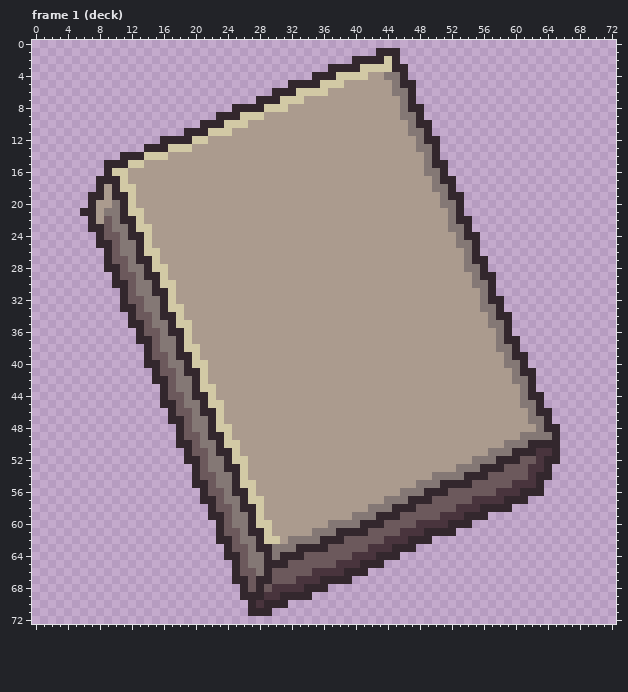
A pixel-art file gets an edit: dev/deck.aseprite. This is how it looked before the edit.
73x73 pixels, 2 frames. Shown: frame 1 (deck). The commit also changed other frames, which this record leaves out.
Now the later version:
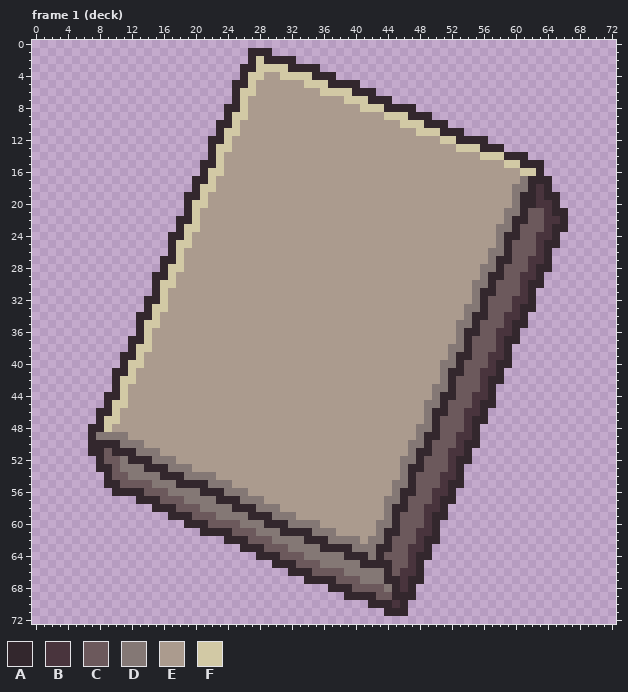
Palette (. is transparent): A #33272d  B #49343d  C #6c595c  D #847875  E #ab9b8e  F #d2c9a5
The exact change:
Changed rows in their new state; - is an unchanged pixel.
Frame 1 (deck):
first column x 6:
 1 ---------------------AAA-------------...---------------------
 2 ---------------------AFAAAA-------......---------------------
 3 --------------------AAFFFFAAAA-..........--------------------
 4 --------------------AFFEEFFFF---.........--------------------
 5 -------------------AAFEEEEEEFF-AAAA.......-------------------
 6 -------------------AFFEEEEEEEE-FFFAAA.....-------------------
 7 -------------------AFEEEEEEE-----FFFAAA...-------------------
 8 ------------------A-FEEEEE---------FFFAAA-.------------------
 9 -----------------.-F-EE---------------FFFA-A-----------------
10 ---------------..-A-E-------------------FFF-AA---------------
11 -------------....A-F---------------------EFFFAAA-------------
12 ----------......AAF-----------------------EEEFFAAAA----------
13 --------........AFF-----------------------EEEEEFFFAAA--------
14 -----...........AF-------------------------EEEEEEEFFFAAA-----
15 ---............AAF-------------------------EEEEEEEEEEFFAAA---
16 ---............AFF-------------------------EEEEEEEEEEEEFFA---
17 --............AAF---------------------------EEEEEEEEEEEDAAA--
18 --............AFF---------------------------EEEEEEEEEEDDABA--
19 -............AAF-----------------------------EEEEEEEEEDAABAA-
20 -............AFF-----------------------------EEEEEEEEEDAABBA-
21 .............AF-------------------------------EEEEEEEDDACCBAA
22 -...........AAF-------------------------------EEEEEEEDAACCBBA
23 -...........AFF-------------------------------EEEEEEDDACCCBAA
24 --.........AAF---------------------------------EEEEEDAACCBBA-
25 --.........AFF---------------------------------EEEEEDACCCBAA-
26 ---........AF-----------------------------------EEEDDACCCBA--
27 ---.......AAF-----------------------------------EEEDAACCBBA--
28 ---.......AFF-----------------------------------EEDDACCCBAA--
29 ----.....-AF-------------------------------------ED-ACCBBA---
30 ----.....-------------------------------------------CCCBAA---
31 -----....-FE-------------------------------------DA-CCCBA----
32 -----...AAFE-------------------------------------DACCCBBA----
33 -----...AFFEE-----------------------------------DDACCCBAA----
34 ------.AAFEEE-----------------------------------DAACCBBA-----
35 ------.-FFEEEE---------------------------------DDACCCBAA-----
36 --------FEEEEE---------------------------------DAACCBBA------
37 ------A-FEEEEE---------------------------------DACCCB--------
38 ------AFFEEEEEE-------------------------------DDACCCBA.------
39 -----AAFEEEEEEE-------------------------------DAACCBBA..-----
40 -----AFFEEEEEEEE-----------------------------DDACCCBAA..-----
41 ----AAFEEEEEEEEE-----------------------------DAACCBBA....----
42 ----AFFEEEEEEEEE-----------------------------DACCCBAA....----
43 ----AFEEEEEEEEEEE---------------------------DDACCCBA.....----
44 ---AAFEEEEEEEEEEE---------------------------DAACCBBA......---
45 ---AFFEEEEEEEEEEEE-------------------------DDACCCBAA......---
46 --AAFEEEEEEEEEEEEE-------------------------DAACCBBA........--
47 --AFFEEEEEEEEEEEEE-------------------------DACCCBAA........--
48 -AAFEEEEEEEEEEEEEEE-----------------------DDACCCBA..........-
49 -ADDDDEEEEEEEEEEEEE-----------------------DAACCBBA..........-
50 -AAAADDDEEEEEEEEEEEE---------------------DDACCCBAA..........-
51 -AACAAADDDEEEEEEEEEE---------------------DAACCBBA...........-
52 --ACCDAAADDDEEEEEEEEE-------------------DDACCCBAA...........-
53 --AACDDDAAADDDEEEEEEE-------------------DAACCCBA...........--
54 ---ACCDDDDAAADDDDEEEE-------------------DACCCBBA...........--
55 ---AACCCCDDDAA--D--EEE-----------------DDACCCB--..........---
56 ----AAAACCCDDDD-AA-DDE-----------------DAACCBBA...........---
57 -------AAACCCDDDDAAADDD-----------------ACCCBAA.........-----
58 ---------AAACCCDDDDA--DDD-----------EE---C-BBA........-------
59 -----------AAACCCDD---AADDD-------EEEED----BAA.....----------
60 -------------AAACC-C-DDAAADDDD-EEEEEEDDA--C-A....------------
61 ---------------AA-A-CCDDDAAAA---EEEEEDAACC-B-..--------------
62 -----------------.-AACCCDD--AA-DDDDEDDACCCB-A----------------
63 ------------------..AA-CCC-DDD-AAADDDAACCBBA-----------------
64 ------------------....A-ACCCDDDDDAAAD-CCCBAA-----------------
65 -------------------.....--A---DDDDD---ACCBA------------------
66 -------------------.......AAACCCCDDDDDACBBA------------------
67 -------------------.........AA--CCCDDDAABAA------------------
68 --------------------...........AAACCCCDABA-------------------
69 --------------------.........----AAAACCAAA-------------------
70 ---------------------.....----------AAABA--------------------
71 ---------------------...--------------AAA--------------------
Boxes around the changes in both pictures, in picture pixels (x1, y1, x2, y2):
changed: (80, 48, 568, 616)
